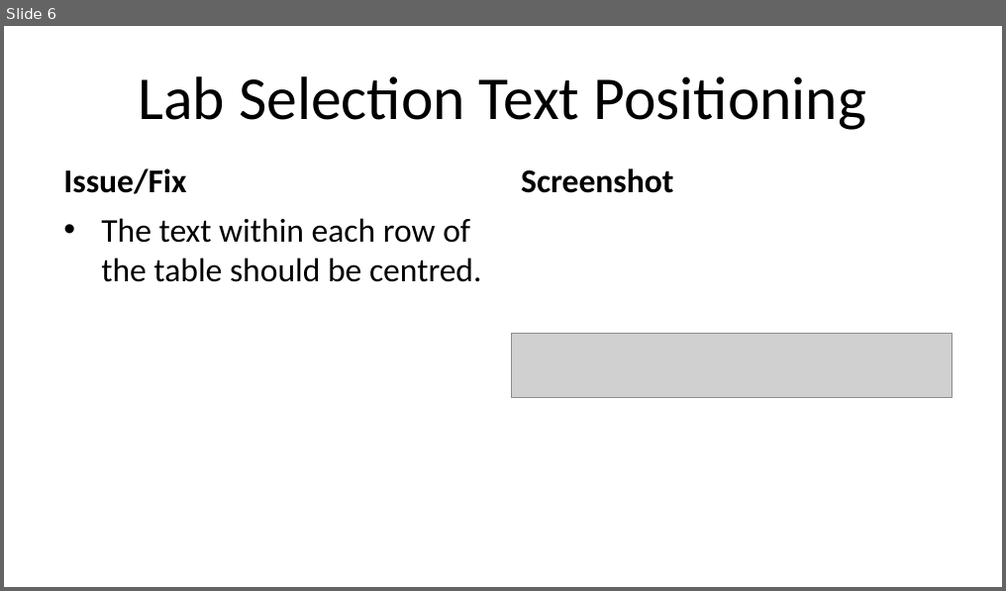
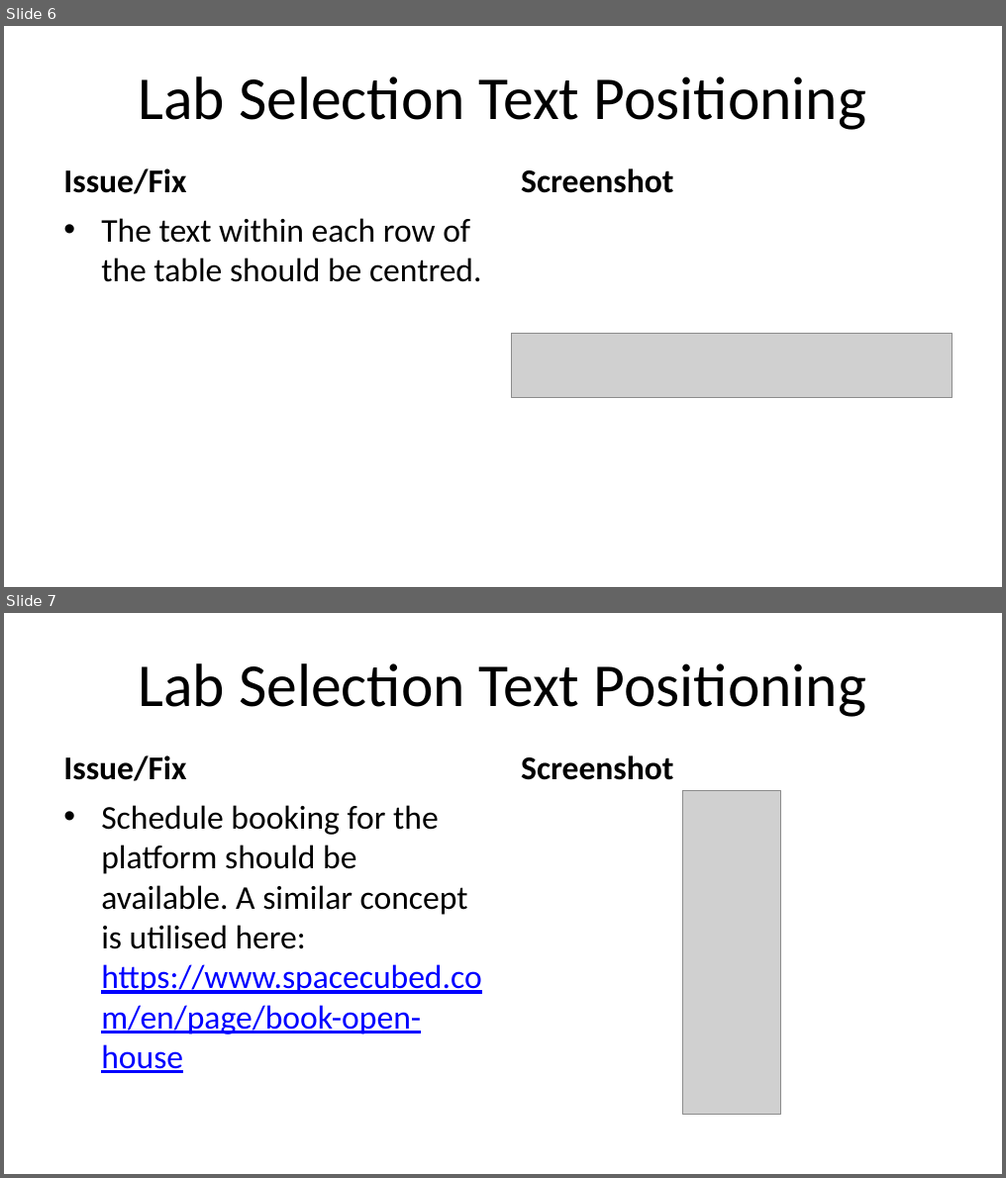
Before and after one commit to Jmackas/Proctoring_Revamp, a slide deck: remotelab/Remote Labs Suggested Changes.pptx. Shown one above the other, each under a label of ours: slide 6 before the commit, slides 6 and 7 after it. The pictures are 1006x591 and 1006x1178 pixels, drawn with LibreOffice and Linux fonts; fonts in the diff are those of the drawing; grey boxes stand for pictures. Boxes give left, top, right and bottom in pixels: in the first picture for what was removed or moved away, otherwise in the second. Text is boxed around its words. In the diff, an @@ line names an element or a change of style, - is before the commit and + after.

```diff
--- a/remotelab/Remote Labs Suggested Changes.pptx
+++ b/remotelab/Remote Labs Suggested Changes.pptx
@@ slide 7 added at [4, 613, 1002, 1174], background #FFFFFF @@
@@ title added at [139, 663, 866, 717], 44 pt, text #000000 @@
+Lab Selection Text Positioning
@@ text added at [63, 756, 186, 781], 24 pt, text #000000, bold @@
+Issue/Fix
@@ text added at [521, 756, 673, 780], 24 pt, text #000000, bold @@
+Screenshot
@@ picture added at [682, 790, 780, 1114] @@
@@ text added at [101, 805, 481, 1073], 24 pt, text #000000 @@
+• Schedule booking for the platform should be available. A similar concept is utilised here: https://www.spacecubed.com/en/page/book-open-house
```
Also in this commit, not shown: 5 other slides added, 1 other file.
